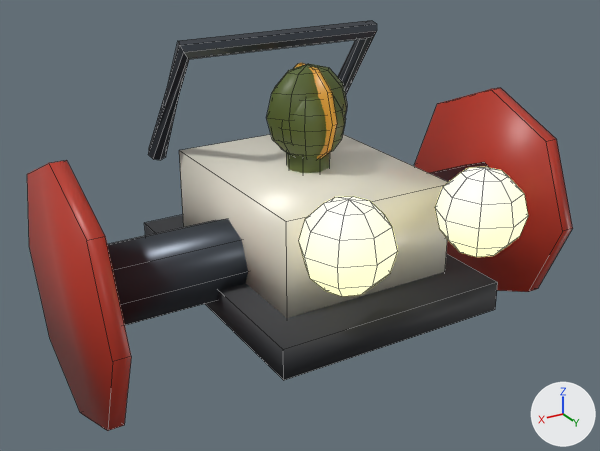
The Blender file assets-src/cars/axel/axel.blend: old version first, new version second.
Before and after are seen from a 50 mm lens placed at (1.65, 2.68, 1.4), pointed at (0.09, 0.1, 0.11). The axes (+X, +Y, +Z) are drawn at lower right. The lights are the same throughout. The picture after the commit comes second. Mesh edges are drawn as thin lines.

Names of what the first picture shows: 'Axel'.
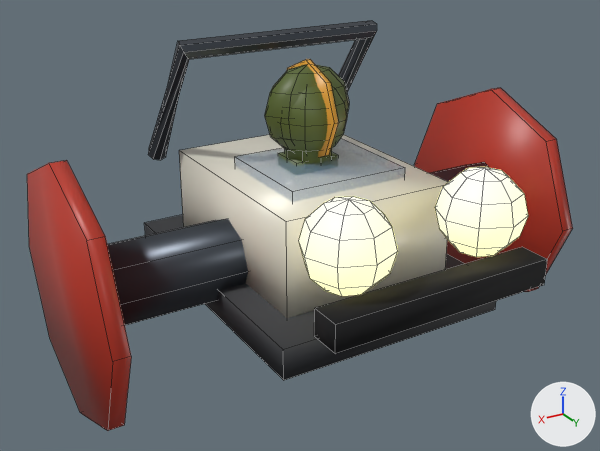
Where the change shows, as pixel boxes [x1, y1, x2, y2] in the pictures (600 x 451 px):
part 1 of me_axel, added: after [235, 138, 405, 202]
part 2 of me_axel, added: after [314, 247, 547, 354]
part 3 of me_axel, added: after [284, 148, 332, 164]
part 4 of me_axel, added: after [280, 85, 347, 153]
part 5 of me_axel, added: after [278, 152, 338, 166]
part 6 of me_axel, added: after [287, 59, 339, 157]
part 7 of me_axel, deleted: before [286, 153, 330, 173]
part 8 of me_axel, built on: before [266, 63, 347, 159]; after [265, 67, 349, 150]

The change, as a diff of the scene's bpy script:
```diff
--- a/assets-src/cars/axel/axel.blend.py
+++ b/assets-src/cars/axel/axel.blend.py
@@ mat_rubber_001 @@
+mat_rubber_001 = principled_material('Rubber.001')
+mat_rubber_001.base_color = (0.00304, 0.00304, 0.00304)  # black #0a0a0a
+mat_rubber_001.roughness = 0.85
@@ mat_rubber @@
+mat_rubber = principled_material('Rubber')
+mat_rubber.base_color = (0.00304, 0.00335, 0.00439)  # black #0a0b0e
+mat_rubber.roughness = 0.9
@@ mat_glass_001 @@
+mat_glass_001 = principled_material('Glass.001')
+mat_glass_001.base_color = (0.0103, 0.0212, 0.0395)  # dark blue #1a2838
+mat_glass_001.roughness = 0.06
+mat_glass_001.alpha = 0.55
@@ mat_glass @@
+mat_glass = principled_material('Glass')
+mat_glass.base_color = (0.246, 0.402, 0.604)  # blue #88aacc
+mat_glass.roughness = 0.08
+mat_glass.alpha = 0.35
@@ me_axel @@
 # used by ob_axel; location = (0.0, 0.0, 0.0)
-me_axel.from_pydata(...)  # 402 vertices, 390 faces; spans x -1.01..1.01, y -0.62..0.86, z -0.5..0.82
+me_axel.from_pydata(...)  # 422 vertices, 406 faces; spans x -1.01..1.01, y -0.62..0.88, z -0.5..0.82
+# me_axel part 1: a new loose piece, a box spanning x -0.25..0.25, y -0.14..0.31, z 0.17..0.35, in mat_glass (blue #88aacc)
+# me_axel part 2: a new loose piece, a box spanning x -0.44..0.44, y 0.76..0.88, z 0.05..0.15, in mat_rubber (black #0a0b0e)
+# me_axel part 3: a new loose piece, an 8-sided cylinder along z spanning x -0.1..0.1, y -0.1..0.1, z 0.33..0.49, in mat_pilot (dark green #55642c)
+# me_axel part 4: a new loose piece, a UV sphere (10 segments, 8 rings, poles along z) spanning x -0.15..0.15, y -0.16..0.16, z 0.36..0.68, in mat_pilot (dark green #55642c)
+# me_axel part 5: a new loose piece, a box spanning x -0.1..0.1, y -0.07..0.07, z 0.23..0.36, in mat_pilot (dark green #55642c)
+# me_axel part 6: a new loose piece, an 8-sided cylinder along x spanning x -0.01..0.01, y -0.2..0.2, z 0.336..0.736, in mat_trim_002 (orange #e0a030)
+# me_axel part 7: the loose piece of 16 vertices spanning x -0.09..0.09, y -0.09..0.09, z 0.2..0.42 is deleted
+# me_axel part 8
+# 142 vertices are removed from x -0.14..0.14, y -0.19..0.19, z 0.34..0.71
+# 164 faces are deleted
+# 4 vertices in x -0.07..0.07, y -0.04..0.04, z 0.38 move by (0.0, 0.0, 0.01)
+# 4 vertices in x -0.06..0.06, y 0.07..0.09, z 0.5 move by (0.0, 0.0, -0.02)
+# 4 vertices in x -0.04..0.04, y -0.1..0.12, z 0.54..0.63 move by (0.0, -0.01, 0.0)
+# 33 vertices move from x -0.18..0.18, y -0.09..0.1, z 0.35..0.63 to x -0.19..0.19, y -0.1..0.11, z 0.37..0.63
+# 50 vertices are added at x -0.07..0.07, y 0.06..0.12, z 0.5..0.55
+# 72 new faces join them, mat_rubber_001 (black #0a0a0a), smooth
 me_axel.materials.append(mat_metal_001)
@@ me_axel @@
 me_axel.materials.append(mat_trim_002)
-me_axel.materials.append(mat_matte_001)  # dark green #3d4a22
-me_axel.materials.append(mat_matte_002)  # black #111111
+me_axel.materials.append(mat_glass)  # blue #88aacc
+me_axel.materials.append(mat_rubber)  # black #0a0b0e
+me_axel.materials.append(mat_glass_001)  # dark blue #1a2838
+me_axel.materials.append(mat_rubber_001)  # black #0a0a0a
```
